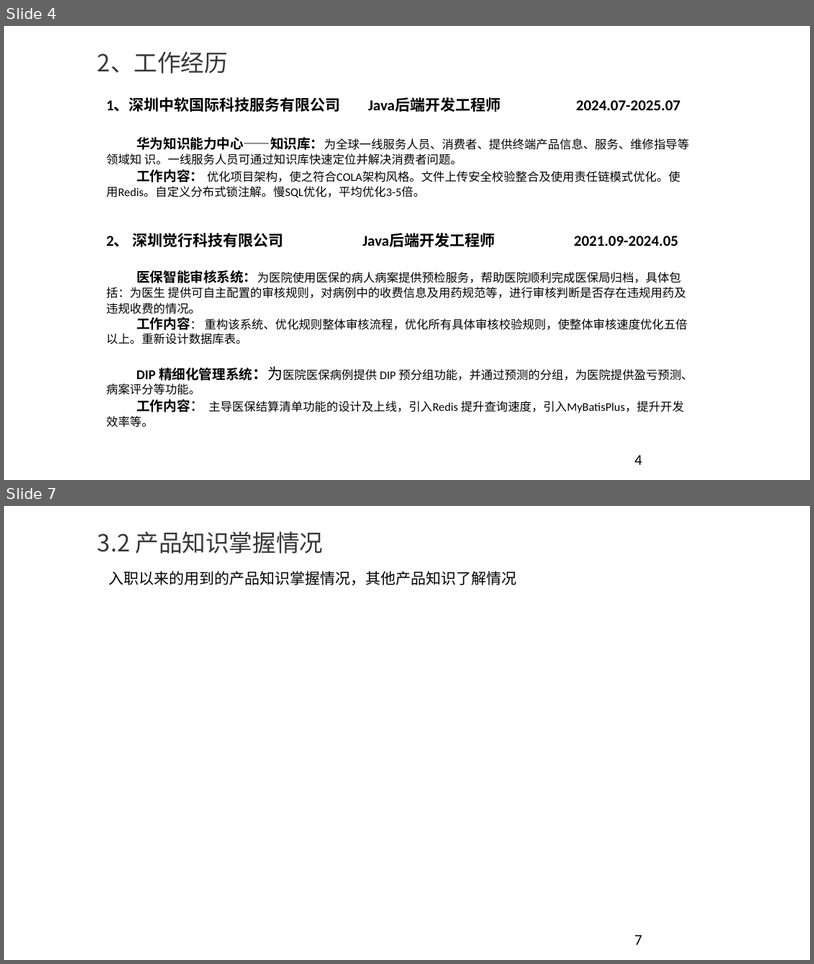
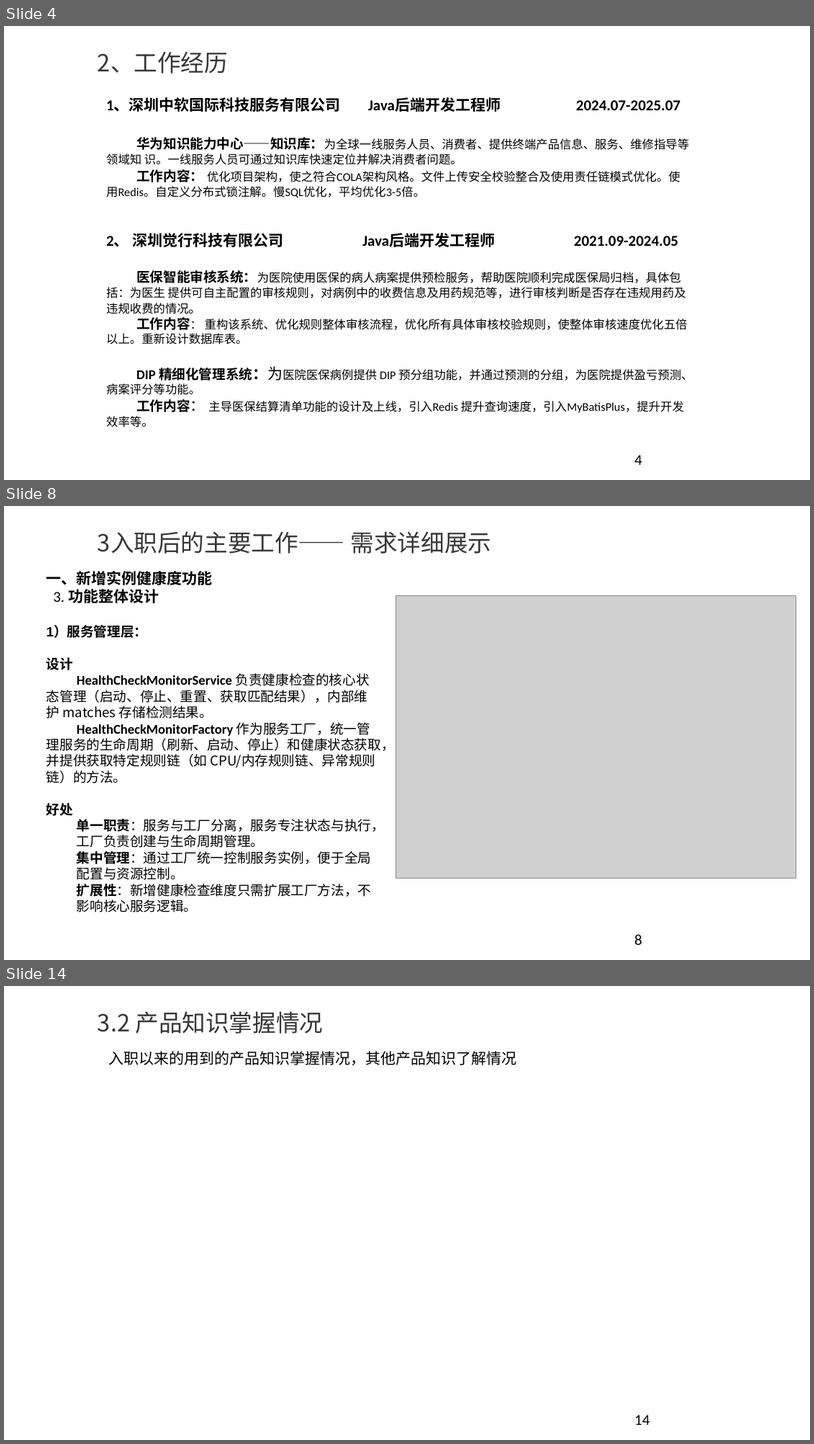
Before and after one commit to YouYouYouYouChe/Documents, a slide deck: 任职资格评审ppt-李世龙.pptx. Shown one above the other, each under a label of ours: slides 4 and 7 before the commit, slides 4, 8 and 14 after it; the slides between them are not shown. The pictures are 814x964 and 814x1444 pixels, drawn with LibreOffice and Linux fonts; fonts in the diff are those of the drawing; grey boxes stand for pictures; background and template pictures are left out. Boxes give left, top, right and bottom in pixels: in the first picture for what was removed or moved away, otherwise in the second. Text is boxed around its words. In the diff, an @@ line names an element or a change of style, - is before the commit and + after.

```diff
--- a/任职资格评审ppt-李世龙.pptx
+++ b/任职资格评审ppt-李世龙.pptx
@@ slide 8 added at (x1=4, y1=506, x2=810, y2=960), background #FFFFFF @@
@@ title added at (x1=98, y1=531, x2=492, y2=554), 28 pt, text #383736 @@
+3入职后的主要工作—— 需求详细展示
@@ text added at (x1=46, y1=571, x2=395, y2=912), 16 pt, text #000000 @@
+一、新增实例健康度功能
+3. 功能整体设计
+1）服务管理层：
+设计
+HealthCheckMonitorService 负责健康检查的核心状态管理（启动、停止、重置、获取匹配结果），内部维护 matches 存储检测结果。
+HealthCheckMonitorFactory 作为服务工厂，统一管理服务的生命周期（刷新、启动、停止）和健康状态获取，并提供获取特定规则链（如 CPU/内存规则链、异常规则链）的方法。
+好处
+  单一职责：服务与工厂分离，服务专注状态与执行，工厂负责创建与生命周期管理。
+  集中管理：通过工厂统一控制服务实例，便于全局配置与资源控制。
+  扩展性：新增健康检查维度只需扩展工厂方法，不影响核心服务逻辑。
@@ picture added at (x1=396, y1=595, x2=797, y2=878) @@
@@ page number added at (x1=635, y1=934, x2=643, y2=944), 18 pt, text #000000 @@
+8
@@ what was slide 7 is now slide 14 @@
@@ page number at (x1=635, y1=1414, x2=650, y2=1424): text changed @@
-7
+14
```
Also in this commit, not shown: 7 slides changed, 7 other slides added, 4 other files.
